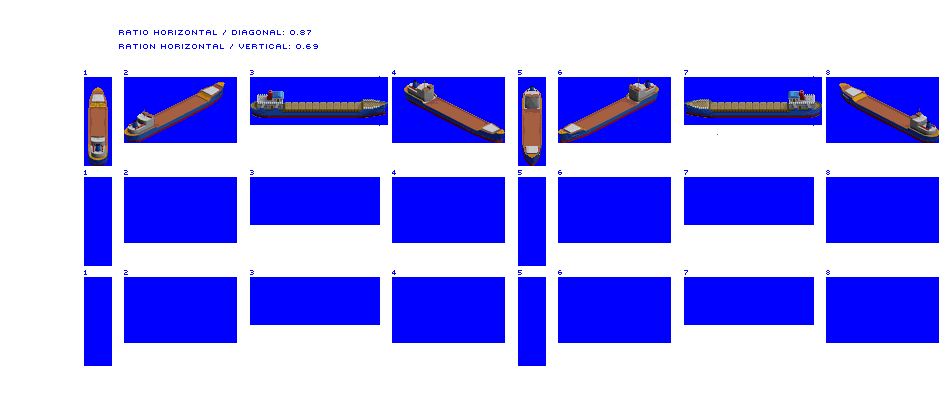
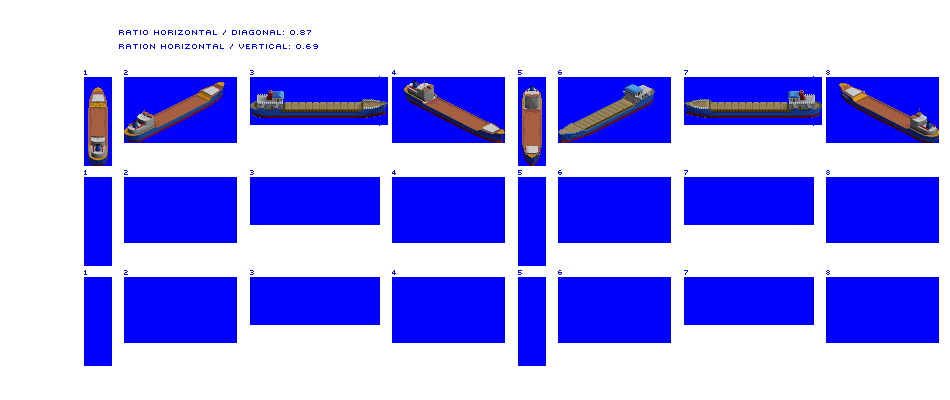
Revision of a layered 950px x 400px image; what changed, layer by layer:
painted on "Large Coaster" over [558, 78, 718, 140]
